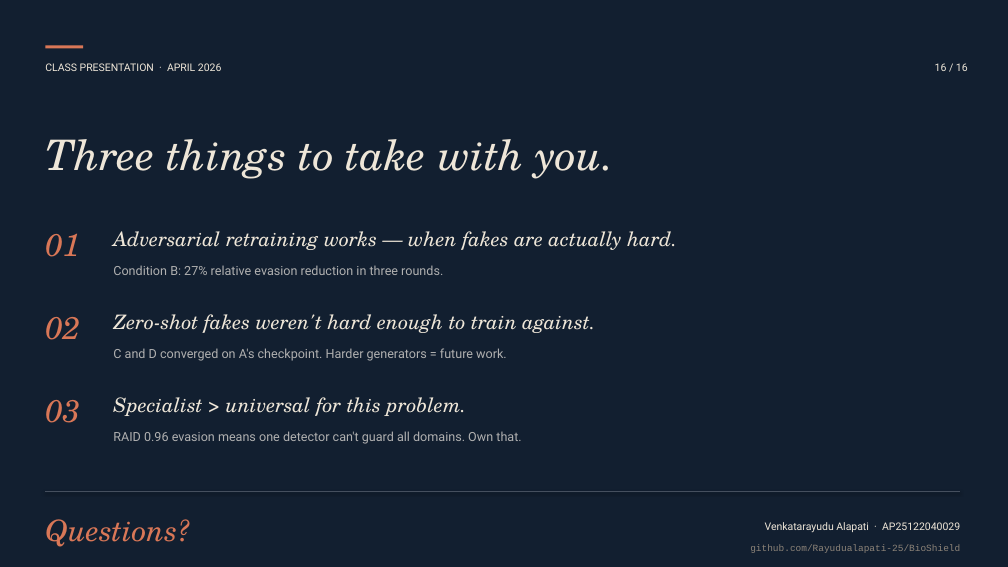
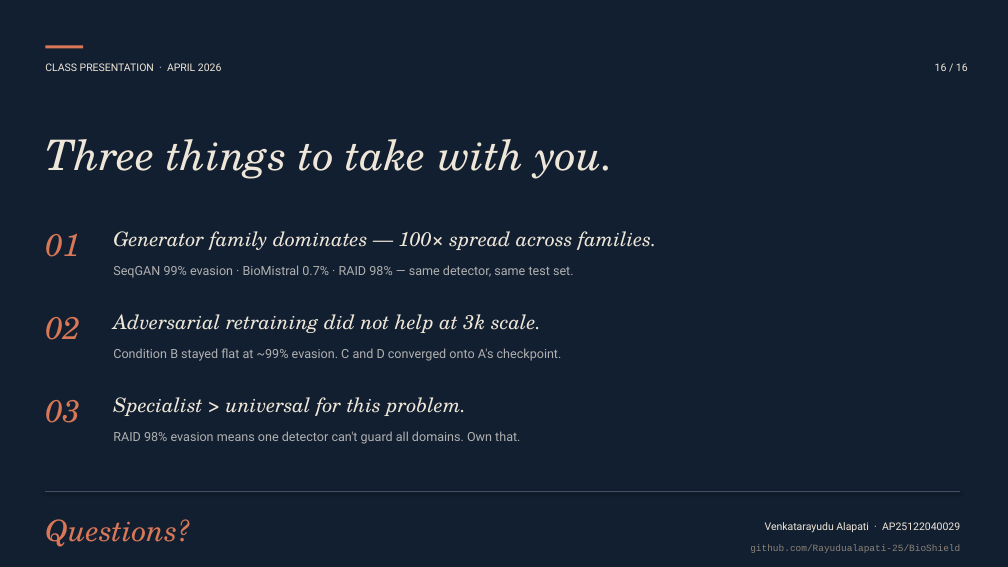
Before and after one commit to Rayudualapati-25/BioShield, a slide deck: slide 16 of experiments/BioShield_class_presentation_v2.pptx. Drawn at 1008x567 pixels with LibreOffice and Linux fonts; fonts in the diff are those of the drawing. Boxes give left, top, right and bottom in pixels: in the first picture for what was removed or moved away, otherwise in the second. Text is boxed around its words. In the diff, an @@ line names an element or a change of style, - is before the commit and + after.

```diff
--- a/experiments/BioShield_class_presentation_v2.pptx
+++ b/experiments/BioShield_class_presentation_v2.pptx
@@ text at [113,231,657,250]: text changed @@
-Adversarial retraining works — when fakes are actually hard.
+Generator family dominates — 100× spread across families.
@@ text at [113,265,574,278]: text changed @@
-Condition B: 27% relative evasion reduction in three rounds.
+SeqGAN 99% evasion · BioMistral 0.7% · RAID 98% — same detector, same test set.
@@ text at [113,314,541,333]: text changed @@
-Zero-shot fakes weren't hard enough to train against.
+Adversarial retraining did not help at 3k scale.
@@ text at [113,348,562,361]: text changed @@
-C and D converged on A's checkpoint. Harder generators = future work.
+Condition B stayed flat at ~99% evasion. C and D converged onto A's checkpoint.
@@ text at [113,431,520,444]: text changed @@
-RAID 0.96 evasion means one detector can't guard all domains. Own that.
+RAID 98% evasion means one detector can't guard all domains. Own that.
```
Also in this commit, not shown: 7 other slides changed, 1 slide added, 1 slide removed, 28 other files.
